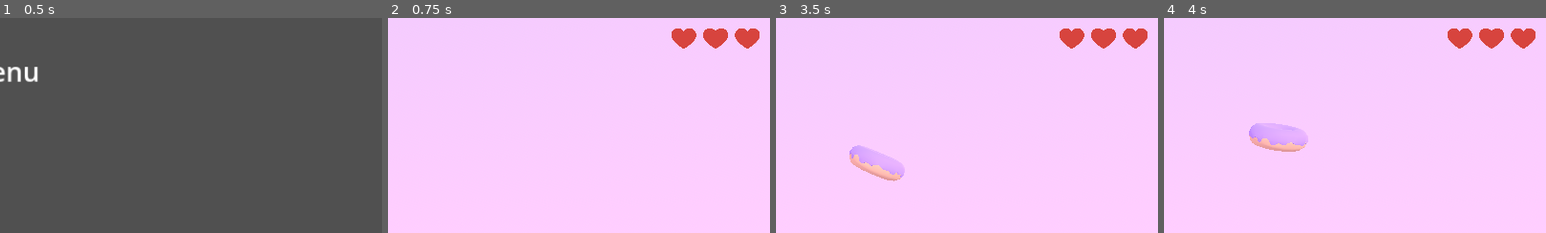
Above: before the commit, frames 1-4 (left to right).
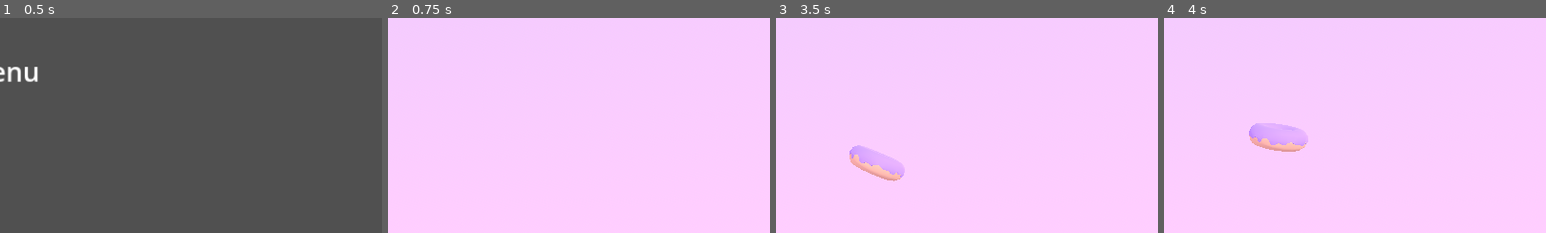
Above: after the commit, the same moments.

Repository: gugdun/donuts
Game: Godot game, scene res://scenes/game.tscn
The game is run twice, just before and just after one commit, with the same random seed, the same clock (stepped at 60 frames per second) and the same inputs.
Inputs:
- Up to frame 1 (0.5 s): no input
- Up to frame 2 (0.75 s): click "Start" at 0.5 s
- Up to frame 3 (3.5 s): click "RESET" at 1.25 s; click "MENU" at 2 s; click "Start" at 2.75 s
- Up to frame 4 (4 s): click "PAUSE" at 3.5 s
The pictures show only the part of the screen within x 50-100%, y 0-50%; the shares and areas given below are measured in that part.

Frame 1 is identical in both runs. In frame 2, 1.3% of the frame differs, in the area x 74-98%, y 4-15%; in frame 3, 1.3%; in frame 4, 1.3%.

Commit message:
refactor: directory structure, health bar

Diff:
--- a/materials/background.tres
+++ /dev/null
@@ -1,7 +0,0 @@
-[gd_resource type="StandardMaterial3D" load_steps=2 format=3 uid="uid://uchdk6idmqwl"]
-
-[ext_resource type="Texture2D" uid="uid://2h6ygp050c3a" path="res://textures/v960-ning-05.png" id="1_eae81"]
-
-[resource]
-shading_mode = 2
-albedo_texture = ExtResource("1_eae81")
--- a/materials/donut_cut.tres
+++ /dev/null
@@ -1,8 +0,0 @@
-[gd_resource type="StandardMaterial3D" load_steps=2 format=3 uid="uid://nyoig2p86lbu"]
-
-[ext_resource type="Texture2D" uid="uid://bx78886y8118f" path="res://textures/bread.jpg" id="1_3eclq"]
-
-[resource]
-albedo_texture = ExtResource("1_3eclq")
-metallic_specular = 0.0
-uv1_scale = Vector3(5, 5, 5)
--- a/materials/trail.tres
+++ b/materials/trail.tres
@@ -1,6 +1,6 @@
 [gd_resource type="StandardMaterial3D" load_steps=2 format=3 uid="uid://dwef75ccsbyhi"]
 
-[ext_resource type="Texture2D" uid="uid://b50aghanofpy0" path="res://textures/trail_default.png" id="1_6ijtg"]
+[ext_resource type="Texture2D" uid="uid://b50aghanofpy0" path="res://textures/ui/trail_default.png" id="1_6ijtg"]
 
 [resource]
 cull_mode = 2
--- a/project.godot
+++ b/project.godot
@@ -14,7 +14,7 @@
 run/main_scene="res://scenes/game.tscn"
 config/features=PackedStringArray("4.3", "GL Compatibility")
 run/max_fps=300
-config/icon="res://textures/icon.svg"
+config/icon="res://textures/ui/icon.svg"
 
 [autoload]
 
@@ -33,4 +33,3 @@
 
 renderer/rendering_method="mobile"
 textures/vram_compression/import_etc2_astc=true
-environment/defaults/default_clear_color=Color(1, 0.830291, 0.780731, 1)
--- a/scenes/health_point.tscn
+++ b/scenes/health_point.tscn
@@ -1,6 +1,6 @@
 [gd_scene load_steps=2 format=3 uid="uid://bviyripn8ebbq"]
 
-[ext_resource type="Texture2D" uid="uid://6ok54f5eytc2" path="res://textures/833472.png" id="1_xb0lc"]
+[ext_resource type="Texture2D" uid="uid://6ok54f5eytc2" path="res://textures/ui/833472.png" id="1_xb0lc"]
 
 [node name="HealthPoint" type="Panel"]
 self_modulate = Color(1, 1, 1, 0)
--- a/scripts/hp_container.gd
+++ b/scripts/hp_container.gd
@@ -1,3 +1,5 @@
+class_name HealthBar
+
 extends HBoxContainer
 
 @export var health_point: PackedScene
@@ -5,7 +7,7 @@
 
 signal you_died
 
-func setup_health_points():
+func reset():
 	for c in get_children():
 		c.queue_free()
 	for i in range(max_health):
Binary file removed: textures/bread.jpg
Not shown, removed: textures/bread.jpg.import
Renamed: textures/833472.png -> textures/ui/833472.png
Not shown, changed: textures/ui/833472.png.import
Renamed: textures/icon.svg -> textures/ui/icon.svg
Not shown, changed: textures/ui/icon.svg.import
Renamed: textures/trail_default.png -> textures/ui/trail_default.png
Not shown, changed: textures/ui/trail_default.png.import
